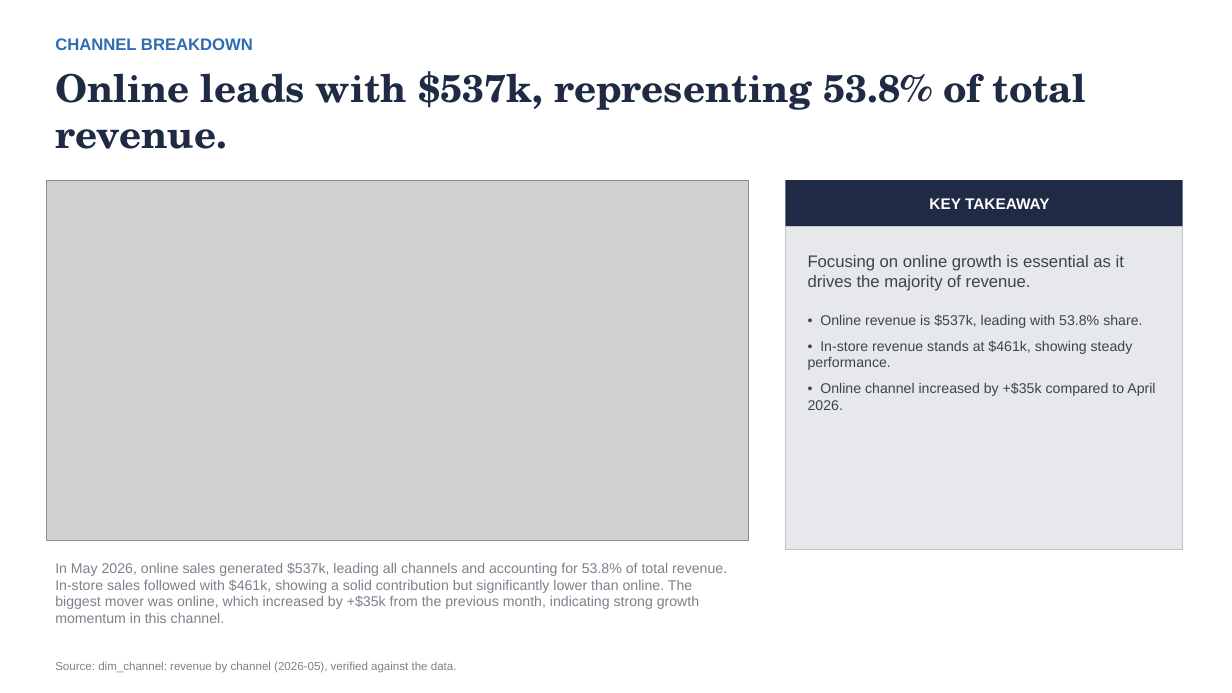
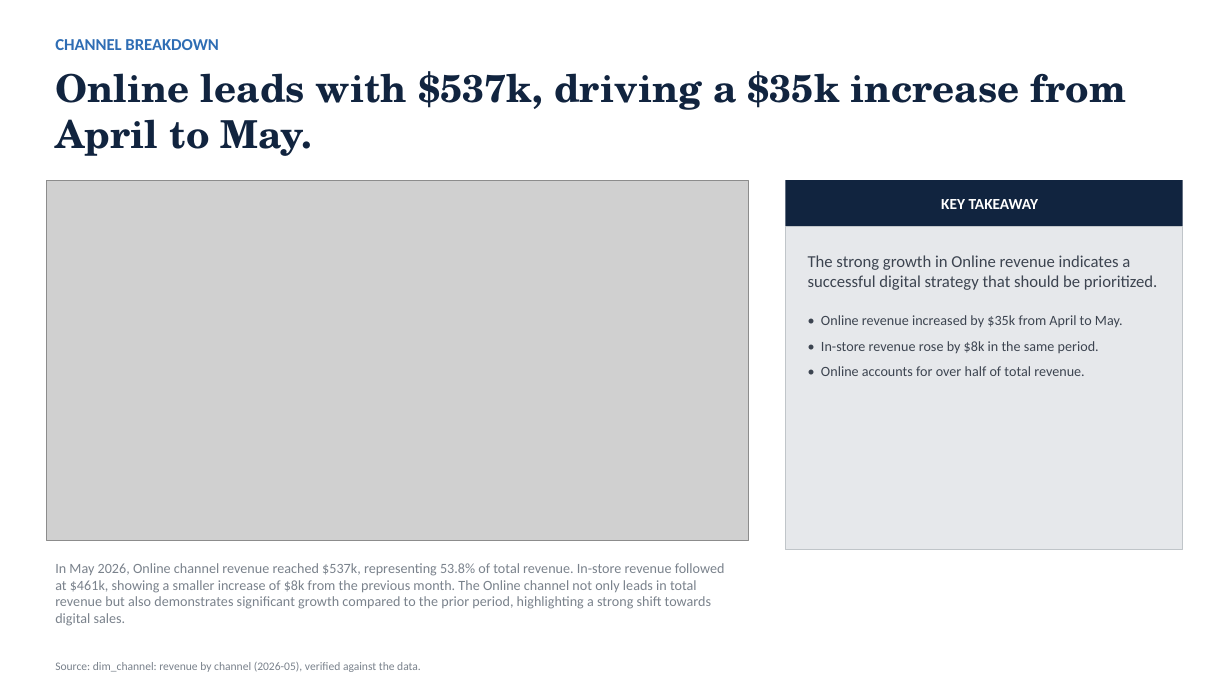
Before and after one commit to AronSarosi/ai-report-generator, a slide deck: slide 5 of app/examples/retail_sales/report.pptx. Drawn at 1232x693 pixels with LibreOffice and Linux fonts; fonts in the diff are those of the drawing; grey boxes stand for pictures. Boxes give left, top, right and bottom in pixels: in the first picture for what was removed or moved away, otherwise in the second. Text is boxed around its words. In the diff, an @@ line names an element or a change of style, - is before the commit and + after.

```diff
--- a/app/examples/retail_sales/report.pptx
+++ b/app/examples/retail_sales/report.pptx
@@ text "CHANNEL BREAKDOWN" at bbox=[55, 39, 218, 50]: font Arial to Calibri @@
@@ text at bbox=[55, 71, 1127, 156]: text changed; text colour #1F2A44 to #11243F @@
-Online leads with $537k, representing 53.8% of total revenue.
+Online leads with $537k, driving a $35k increase from April to May.
@@ rectangle "KEY TAKEAWAY" at bbox=[786, 180, 1183, 226]: font Arial to Calibri; fill #1F2A44 to #11243F @@
@@ text in rectangle at bbox=[808, 255, 1157, 376]: text changed; font Arial to Calibri @@
-Focusing on online growth is essential as it drives the majority of revenue.
-• Online revenue is $537k, leading with 53.8% share.
-• In-store revenue stands at $461k, showing steady performance.
-• Online channel increased by +$35k compared to April 2026.
+The strong growth in Online revenue indicates a successful digital strategy that should be prioritized.
+• Online revenue increased by $35k from April to May.
+• In-store revenue rose by $8k in the same period.
+• Online accounts for over half of total revenue.
@@ text at bbox=[55, 563, 725, 626]: text changed; font Arial to Calibri @@
-In May 2026, online sales generated $537k, leading all channels and accounting for 53.8% of total revenue. In-store sales followed with $461k, showing a solid contribution but significantly lower than online. The biggest mover was online, which increased by +$35k from the previous month, indicating strong growth momentum in this channel.
+In May 2026, Online channel revenue reached $537k, representing 53.8% of total revenue. In-store revenue followed at $461k, showing a smaller increase of $8k from the previous month. The Online channel not only leads in total revenue but also demonstrates significant growth compared to the prior period, highlighting a strong shift towards digital sales.
@@ text "Source: dim_channel: revenue by channel ..." at bbox=[55, 662, 421, 672]: font Arial to Calibri @@
```
Also in this commit, not shown: 7 other slides changed, 38 other files.
